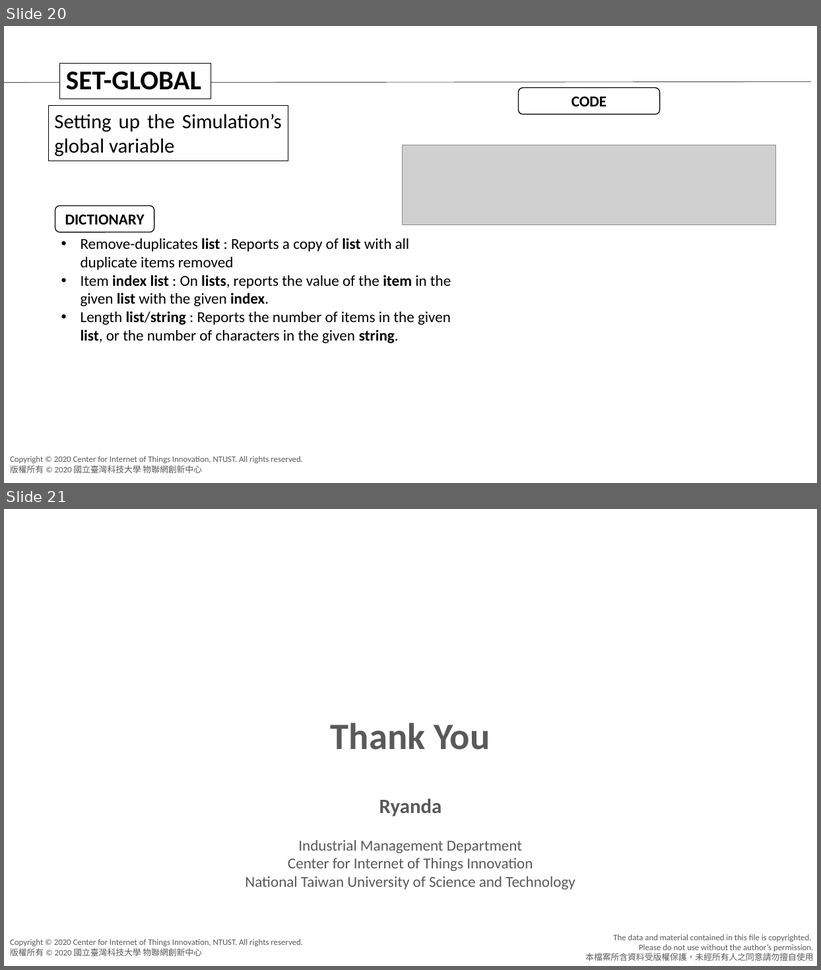
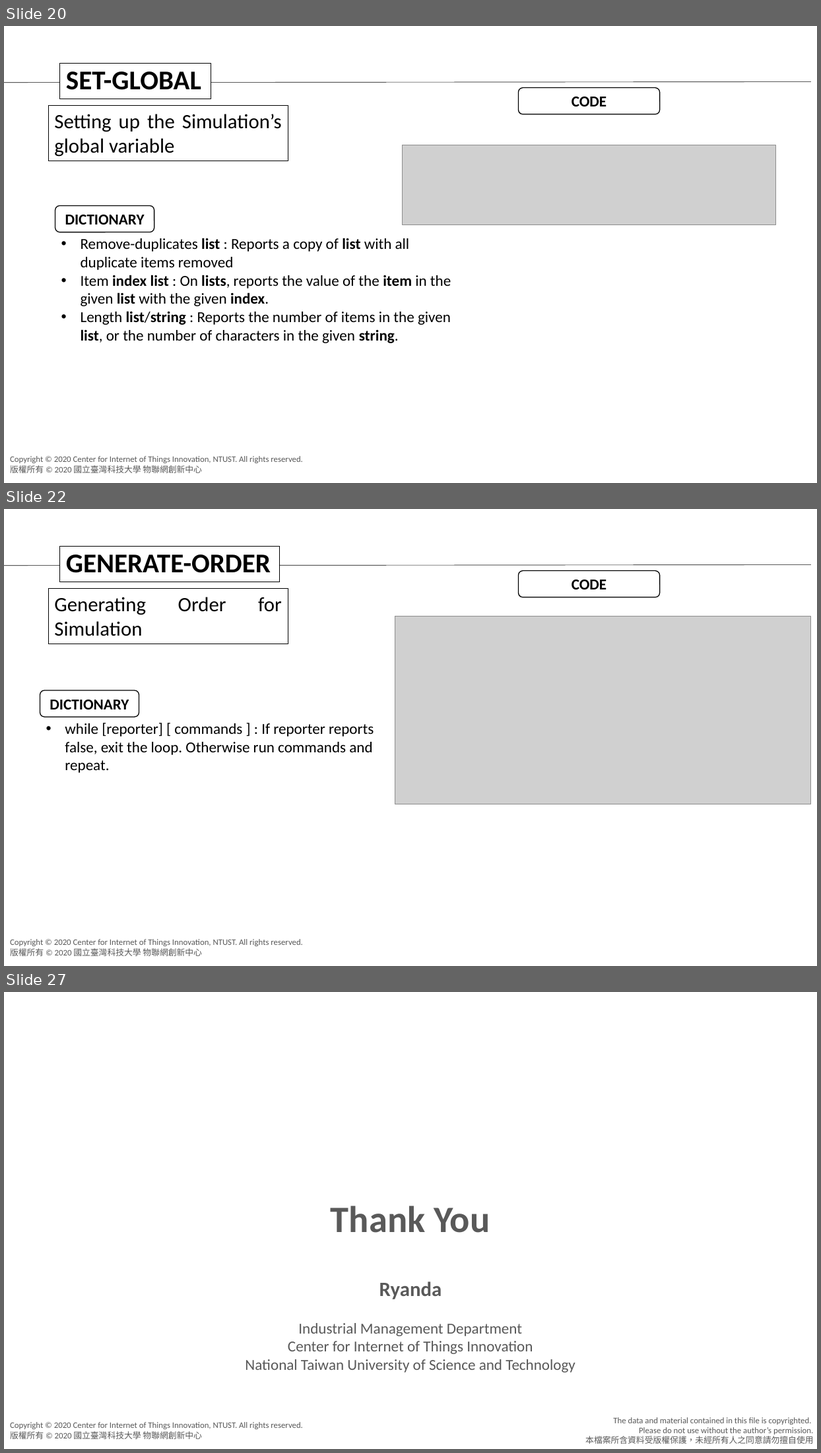
Before and after one commit to agnesyosephine/kiva, a slide deck: Tutorial/Code Learning-Ryanda.pptx. Shown one above the other, each under a label of ours: slides 20 and 21 before the commit, slides 20, 22 and 27 after it; the slides between them are not shown. The pictures are 821x970 and 821x1453 pixels, drawn with LibreOffice and Linux fonts; fonts in the diff are those of the drawing; grey boxes stand for pictures; background and template pictures are left out. Boxes give left, top, right and bottom in pixels: in the first picture for what was removed or moved away, otherwise in the second. Text is boxed around its words. In the diff, an @@ line names an element or a change of style, - is before the commit and + after.

```diff
--- a/Tutorial/Code Learning-Ryanda.pptx
+++ b/Tutorial/Code Learning-Ryanda.pptx
@@ slide 22 added at (4, 509, 817, 966), background #FFFFFF; not listed: 2 template elements that a slide beside it also shows @@
@@ rectangle added at (60, 546, 280, 582), fill #FFFFFF, outline #000000 0.75 pt, 32 pt, text #000000, bold @@
+GENERATE-ORDER
@@ line added from (4, 566) to (811, 565), #000000 0.5 pt @@
@@ rounded rectangle added at (519, 570, 660, 597), fill #FFFFFF, outline #000000 1 pt, 18 pt, text #000000, bold @@
+CODE
@@ rectangle added at (48, 589, 288, 644), outline #000000 0.75 pt, 24 pt, text #000000 @@
+Generating Order for Simulation
@@ picture added at (395, 617, 812, 804) @@
@@ rounded rectangle added at (40, 691, 139, 718), fill #FFFFFF, outline #000000 1 pt, 18 pt, text #000000, bold @@
+DICTIONARY
@@ text added at (65, 723, 374, 773), 18 pt, text #000000 @@
+• while [reporter] [ commands ] : If reporter reports false, exit the loop. Otherwise run commands and repeat.
@@ what was slide 21 is now slide 27 @@
```
Also in this commit, not shown: 5 other slides added.
